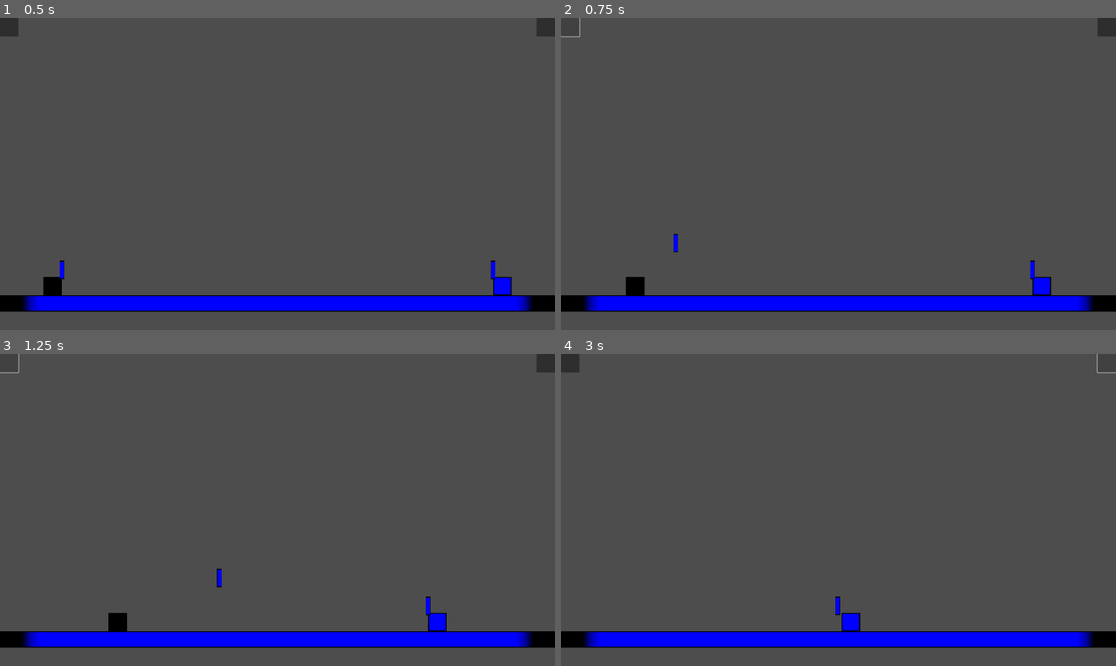
Above: before the commit, frames 1-4 (two rows, left to right).
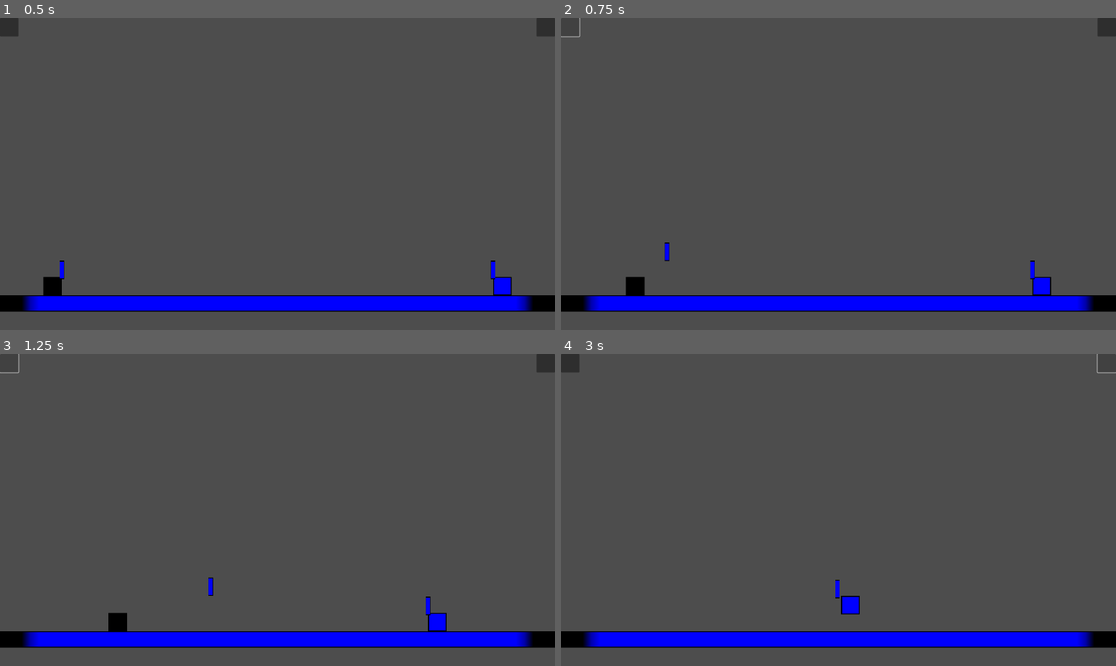
Above: after the commit, the same moments.

Repository: ra314/micro-swords
Game: Godot game, scene res://Main.tscn
Same seed, same stepped clock (60 frames per second), same inputs: the game is played once before the commit and once after it.
Inputs (mouse positions are in pixels of both pictures, inside the frame that each line leads up to):
- Up to frame 1 (0.5 s): no input
- Up to frame 2 (0.75 s): click (572, 27) at 0.5 s
- Up to frame 3 (1.25 s): no input
- Up to frame 4 (3 s): click (1104, 363) at 1.25 s; click (572, 363) at 2 s; click (1104, 363) at 2.75 s

Frame 1 is identical in both runs. In frame 2, 0.1% of the frame differs, in the area x 18-22%, y 69-78%; in frame 3, 0.1%; in frame 4, 0.5%, in the area x 49-54%, y 72-89%.
Error in both runs: Invalid access to property or key 'held_item' on a base object of type 'null instance'. (res://Main.gd:60)

Commit message:
Removed debug prints. Fixed sword bounce on right wall.

Diff:
--- a/Main.gd
+++ b/Main.gd
@@ -59,13 +59,3 @@
 			if sword.state == ENUMS.SWORD_STATE.GROUNDED:
 				var enable_collision = swordsman.held_item == ENUMS.HELD_ITEM.NONE
 				swordsman.set_collision_mask_value(sword.collision_layer(), enable_collision)
-
-func debug_collision_print():
-	print($Black.collision_mask)
-	print($Blue.collision_mask)
-	print($Sword1.collision_mask)
-	print($Sword2.collision_mask)
-	print($Black.held_item)
-	print($Blue.held_item)
-	print($Sword1.state)
-	print($Sword2.state)
--- a/Sword.gd
+++ b/Sword.gd
@@ -29,7 +29,7 @@
 			# Handle switching directions
 			if Utils.approx_equal(position.x, 0):
 				direction = ENUMS.DIRECTION.RIGHT
-			elif Utils.approx_equal(position.x, 1920-64):
+			elif Utils.approx_equal(position.x, 1920-16):
 				direction = ENUMS.DIRECTION.LEFT
 
 			# Set velocity based on direction
@@ -41,6 +41,9 @@
 
 	elif state == ENUMS.SWORD_STATE.HELD:
 		position += (velocity*delta)
+
+	if name == "Sword1":
+		print(position)
 
 func detect_swordsman_collision():
 	for i in get_slide_collision_count():
--- a/Swordsman.gd
+++ b/Swordsman.gd
@@ -112,7 +112,3 @@
 
 		# Perform throw
 		sword.action(direction)
-		sword.position.y -= 30
-		sword.position.x += 30
-
-		root.debug_collision_print()
